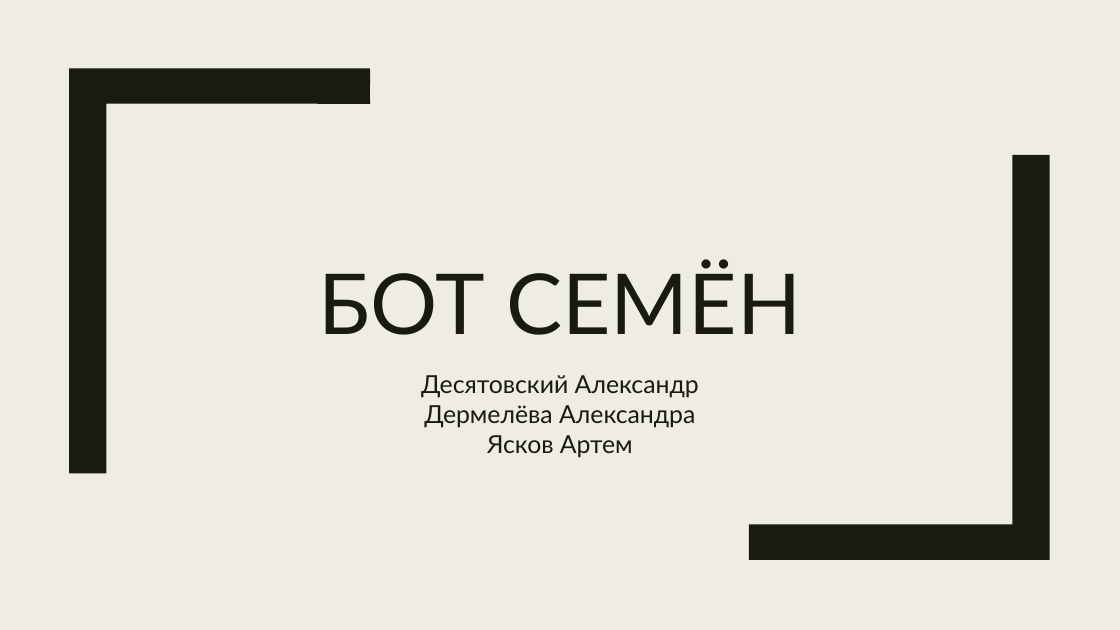
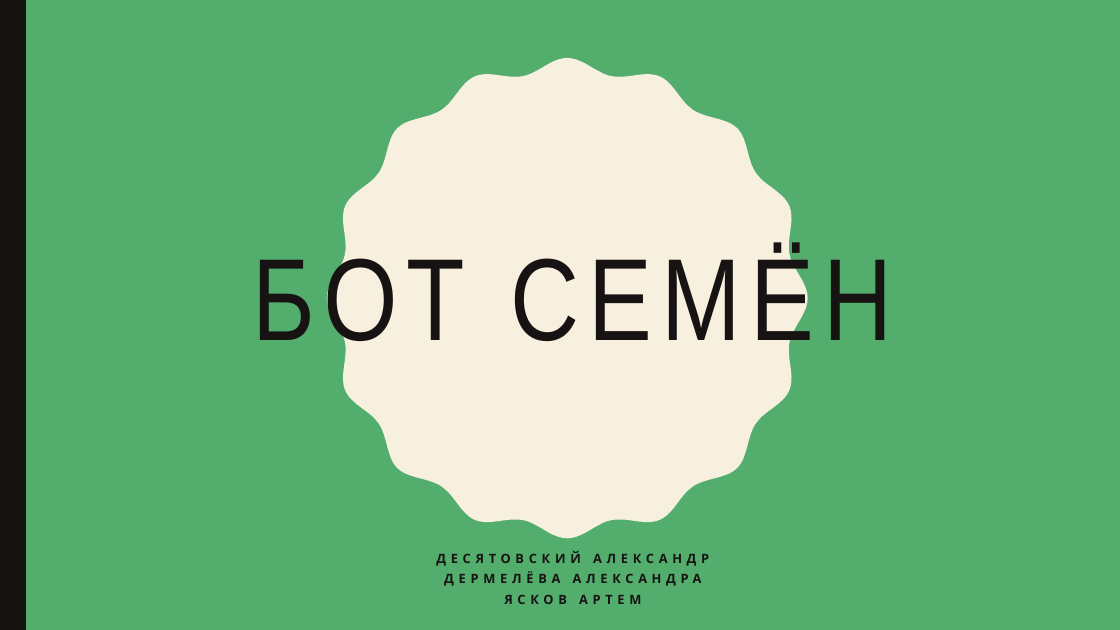
Before and after one commit to Gentlem4n72/TelegramQuiz, a slide deck: slide 1 of Бот Семён.pptx. Drawn at 1120x630 pixels with LibreOffice and Linux fonts; fonts in the diff are those of the drawing. Boxes give left, top, right and bottom in pixels: in the first picture for what was removed or moved away, otherwise in the second. Text is boxed around its words. In the diff, an @@ line names an element or a change of style, - is before the commit and + after.

```diff
--- a/Бот Семён.pptx
+++ b/Бот Семён.pptx
@@ background #EFEDE3 to #53AE6E @@
@@ rectangle added at box(0, 0, 26, 630), fill #171312 @@
@@ freeform shape added at box(327, 58, 808, 539), fill #F7F0DF @@
@@ freeform shape removed at box(69, 68, 370, 473) @@
@@ title "БОТ СЕМЁН": place and size @@
-title "БОТ СЕМЁН" at box(318, 262, 801, 335)
+title "БОТ СЕМЁН" at box(253, 246, 892, 361)
@@ title "БОТ СЕМЁН" at box(253, 246, 892, 361): size 72 to 100 pt, font Lato to Arial Narrow, text colour #191B0E to #171312, letter spacing 0 to 8 pt; line spacing 0.89 to 0.9; vertical alignment bottom to middle @@
@@ freeform shape removed at box(749, 155, 1050, 560) @@
@@ subtitle at box(436, 551, 709, 604): text changed; size 21.3 to 11 pt; font Lato to Cabin; text colour #191B0E to #171312; bold on @@
-Десятовский Александр
-Дермелёва Александра
-Ясков Артем
+ДЕСЯТОВСКИЙ АЛЕКСАНДР
+ДЕРМЕЛЁВА АЛЕКСАНДРА
+ЯСКОВ АРТЕМ
```
Also in this commit, not shown: 4 other slides changed, 1 slide added, 1 other file.
